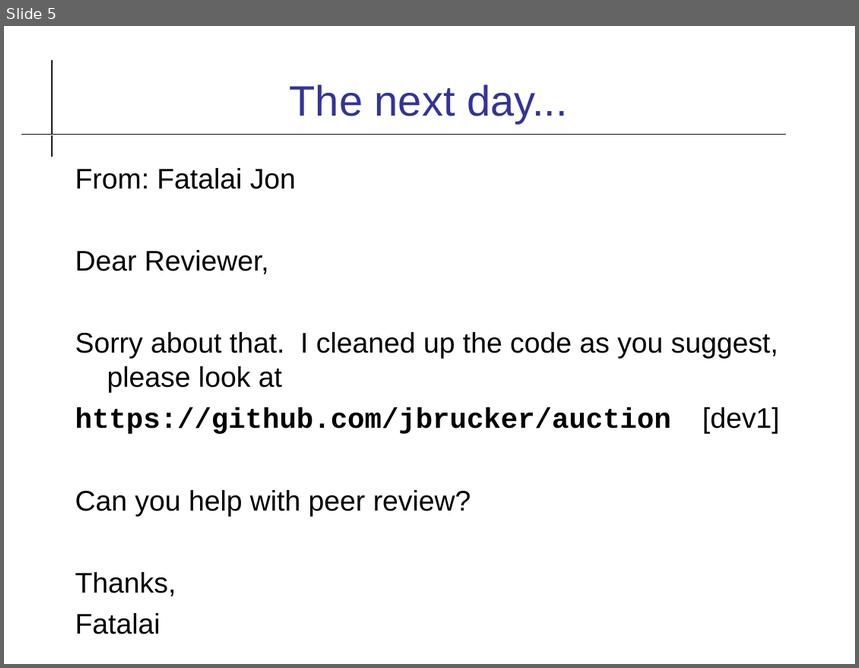
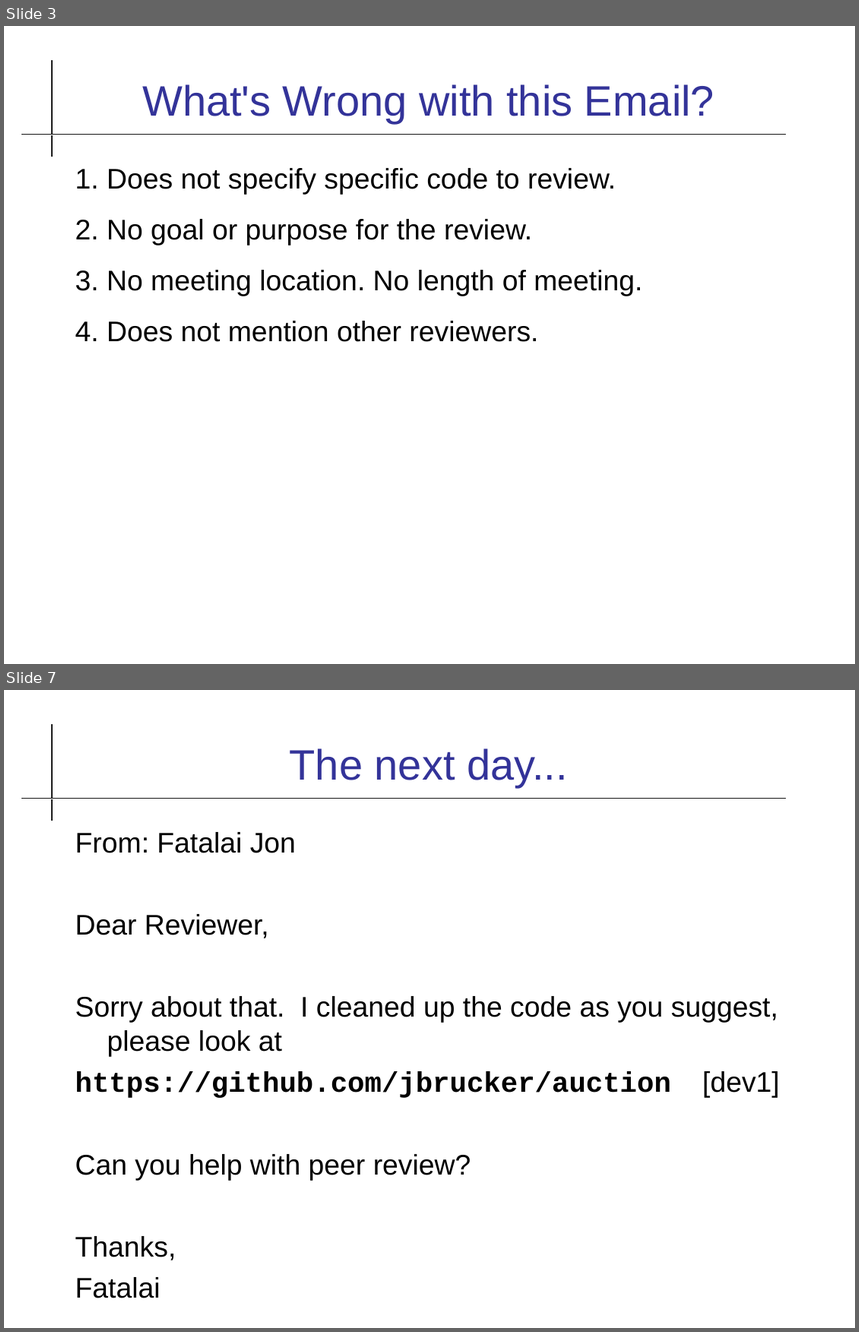
Before and after one commit to cpske/ISP, a slide deck: review/Code-Review-Practice.odp. Shown one above the other, each under a label of ours: slide 5 before the commit, slides 3 and 7 after it; the slides between them are not shown. The pictures are 859x668 and 859x1332 pixels, drawn with LibreOffice and Linux fonts; fonts in the diff are those of the drawing. Boxes give left, top, right and bottom in pixels: in the first picture for what was removed or moved away, otherwise in the second. Text is boxed around its words. In the diff, an @@ line names an element or a change of style, - is before the commit and + after.

```diff
--- a/review/Code-Review-Practice.odp
+++ b/review/Code-Review-Practice.odp
@@ slide 3 added at [4,26,855,664], background #FFFFFF; not listed: 2 template elements that a slide beside it also shows @@
@@ title added at [142,85,715,123], 36 pt, text #333399 @@
+What's Wrong with this Email?
@@ text added at [75,168,642,342], 24 pt, text #000000 @@
+1. Does not specify specific code to review.
+2. No goal or purpose for the review.
+3. No meeting location. No length of meeting.
+4. Does not mention other reviewers.
@@ what was slide 5 is now slide 7 @@
```
Also in this commit, not shown: 3 slides changed, 2 other slides added, 1 slide removed, 3 other files.
